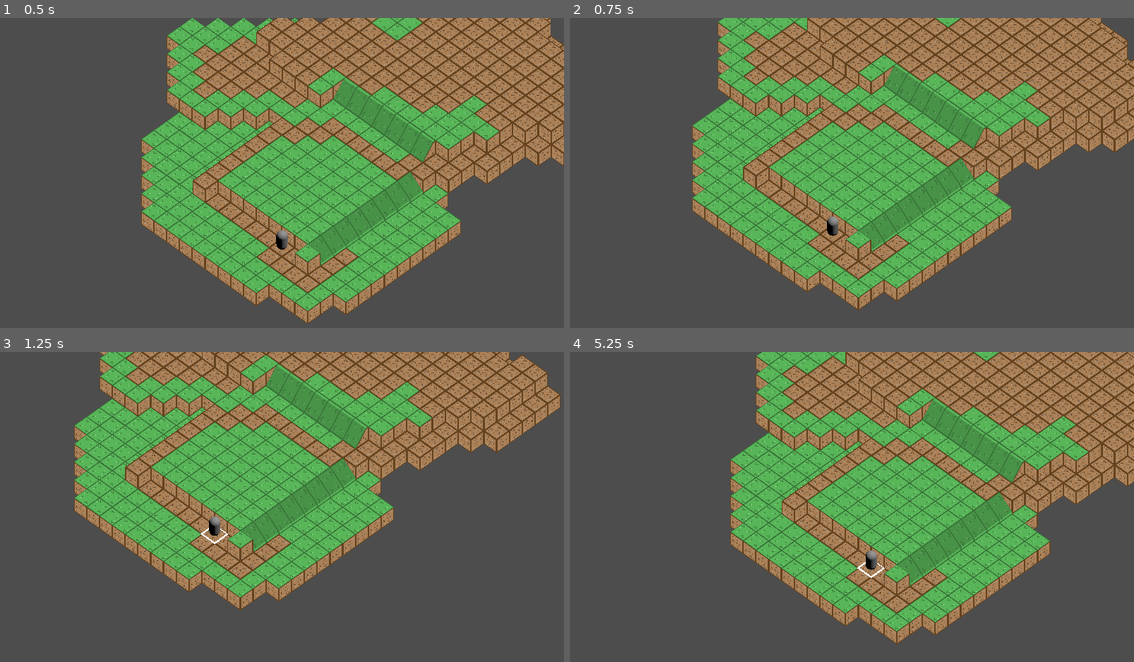
Above: before the commit, frames 1-4 (two rows, left to right).
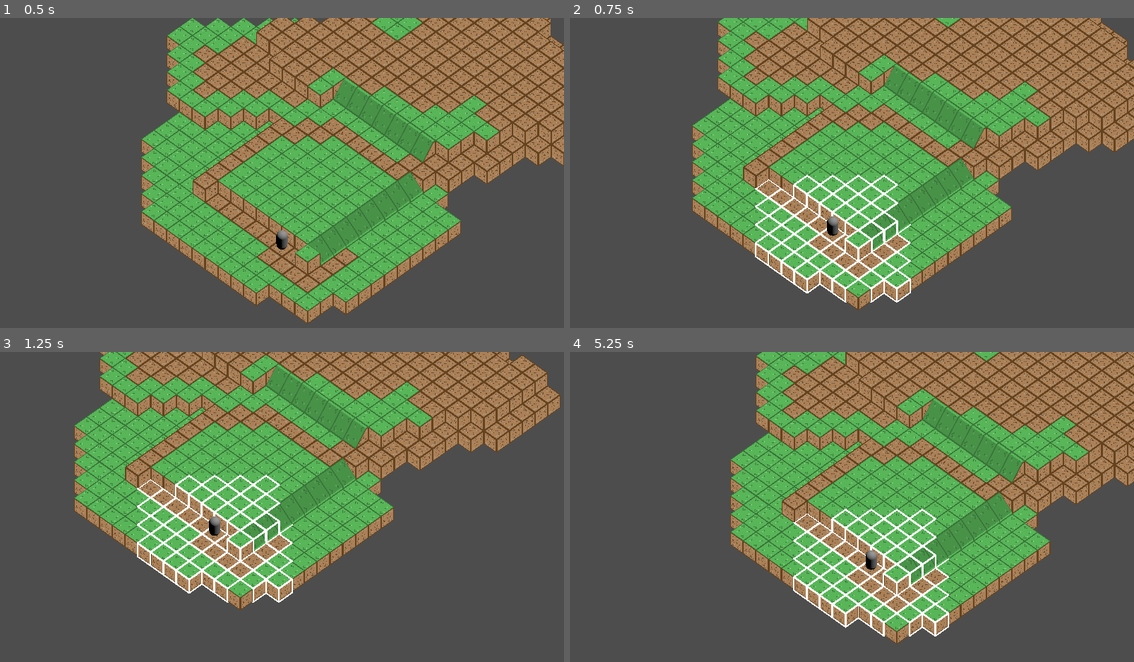
Above: after the commit, the same moments.

Repository: cannibalisticwalrus/GodotGameboardFramework
Game: Godot game, scene res://Scenes/TesterMap.tscn
The game is run twice, just before and just after one commit, with the same random seed, the same clock (stepped at 60 frames per second) and the same inputs.
Inputs (mouse positions are in pixels of both pictures, inside the frame that each line leads up to):
- Up to frame 1 (0.5 s): no input
- Up to frame 2 (0.75 s): tap Enter at 0.5 s; move the mouse to (976, 160) at 0.52 s; press the mouse at (976, 160) at 0.53 s; hold D (Right) from 0.53 s (still down)
- Up to frame 3 (1.25 s): keep holding D (Right)
- Up to frame 4 (5.25 s): move the mouse to (739, 525) at 1.27 s; release D (Right) at 1.28 s; release the mouse at (739, 525) at 1.28 s; hold S (Down) 1.28-2.03 s; click (739, 525) at 1.35 s; move the mouse to (908, 441) at 2.02 s; press the mouse at (908, 441) at 2.03 s; hold D (Right) 2.03-2.78 s; move the mouse to (823, 575) at 2.77 s; release the mouse at (823, 575) at 2.78 s; hold W (Up) 2.78-3.53 s; click (823, 575) at 2.85 s; move the mouse to (1021, 556) at 3.52 s; press the mouse at (1021, 556) at 3.53 s; hold A (Left) 3.53-5.03 s; move the mouse to (682, 463) at 4.27 s; release the mouse at (682, 463) at 4.28 s; click (682, 463) at 4.35 s; move the mouse to (880, 510) at 5.02 s; press the mouse at (880, 510) at 5.03 s; hold S (Down) from 5.03 s (still down)

Frame 1 is identical in both runs. In frame 2, 2.4% of the frame differs, in the area x 32-61%, y 50-92%; in frame 3, 2.3%; in frame 4, 2.3%.

Commit message:
Cleaned up a lot of code, fixed ccursor, added board mvmnt

Diff:
--- a/Scripts/scr_Gameboard.gd
+++ b/Scripts/scr_Gameboard.gd
@@ -1,10 +1,41 @@
 extends GridMap
 class_name GameBoard;
 
-var occupiedGridCells := {};
+var _occupiedGridCells := {};
 
-func getOccupiedGridCells()->Dictionary:
-	return occupiedGridCells;
+func isGridCellOccupiedAtLocation(location:Vector3i) -> bool:
+	return _occupiedGridCells.has(location);
+
+func updatePawnLocation(oldLocation:Vector3i, newLocation:Vector3i)->void:
+	if($"..".getGameMode()>0):
+		_debugGamemapOccupiedCells()
+	if(!isLocationValid(newLocation)):
+		print("Gameboard: Location does not exist");
+		return;
+	if !isGridCellOccupiedAtLocation(oldLocation):
+		print("Gameboard: There is nothing at the initial location");
+		return;
+	if isGridCellOccupiedAtLocation(newLocation):
+		print("Gameboard: Something is already there");
+		return;
+	_occupiedGridCells[newLocation] = _occupiedGridCells[oldLocation];
+	_occupiedGridCells.erase(oldLocation);
+	if($"..".getGameMode()>0):
+		_debugGamemapOccupiedCells()
+	return;
+
+func addPawnAtLocation(pawnToAdd:Node3D, location:Vector3i)->void:
+	if(isLocationValid(location) && !isGridCellOccupiedAtLocation(location)):
+		_occupiedGridCells[location] = pawnToAdd;
+	return;
+
+func isLocationValid(location:Vector3i) -> bool:
+	return get_cell_item(location)>=0;
+
+func _debugGamemapOccupiedCells():
+	print("---Gameboard---");
+	print(_occupiedGridCells);
+	print("---------------");
 
 func getGridCellsInRange(distanceFromCenter:int, startingGridLocation:Vector3i)->Array:
 	if($"../../Node3D".getDebugMode()>0):
@@ -94,3 +125,8 @@
 	var zDistance = abs(gridLocation2.z - gridLocation1.z);
 	distanceBetweenCells = xDistance+yDistance+zDistance;
 	return distanceBetweenCells;
+
+func _ready():
+	if($"..".getGameMode()>0):
+		_occupiedGridCells[Vector3i(0,0,0)] = "CHARACTER1";
+		_debugGamemapOccupiedCells()
--- a/Scripts/scr_SelectorSpawner.gd
+++ b/Scripts/scr_SelectorSpawner.gd
@@ -6,30 +6,57 @@
 @onready var character:playerCharacter=$"../../PlayerCharacter";
 @onready var parent:Node3D = $"..";
 
-var isCurrentSelection:bool = false;
+var _isCurrentSelection:bool = false;
 var currentSelectionLocation:Vector3i;
+var _currentHighlightedCell:Vector3i;
+
+func _process(delta)->void:
+	if(!_isCurrentSelection):
+		_updateSelectorLocation();
+
+func _updateSelectorLocation()->void:
+	if (gridMap.isLocationValid(_getGridMapCellAtCursor())):
+		var localLocationAtGridMapCell = gridMap.map_to_local(_getGridMapCellAtCursor());
+		var globalLocationAtGridMapCell = gridMap.to_global(localLocationAtGridMapCell);
+		self.global_position = globalLocationAtGridMapCell;
+		_currentHighlightedCell = _getGridMapCellAtCursor();
+
+func _getGridMapCellAtCursor() -> Vector3i:
+	return gridMap.local_to_map(player.cursorLocation3d);
 
 func selectAtCurrentLocation()->void:
-	var gridMapCellAtCursor = gridMap.local_to_map(player.cursorLocation3d);
 	if($"../../../Node3D".getDebugMode()>0):
-		print("Selector selected: ", gridMapCellAtCursor);
+		print("Selector: Selected ", _currentHighlightedCell);
+
+	if(!_isCurrentSelection):
+		#Save the current highlightedCell into currentSelectedCell
+		currentSelectionLocation = _currentHighlightedCell;
+		#Set currentSelection to true
+		_isCurrentSelection = true;
+		#Temporary for testing potential movement squares
+		displayPawnAccessableCells(5, currentSelectionLocation);
+		#Be done.  We dont want to waste any more resources
+		return;
 
 	#If there is a current selection, unlock the cursor if user clicked off it
-	if(isCurrentSelection):
-		isCurrentSelection = (gridMapCellAtCursor==currentSelectionLocation);
-		destroyChildren();
+	if(_isCurrentSelection):
+		#If there is something at the selected cell and where you clicked is in movement range
+		if(gridMap.isGridCellOccupiedAtLocation(currentSelectionLocation)&&_getGridMapCellAtCursor() in gridMap.getGridCellsInRange(5, currentSelectionLocation)):
+			#Move the selected pawn
+			gridMap.updatePawnLocation(currentSelectionLocation, _getGridMapCellAtCursor());
+
+		#If the Cursor is on a different cell then clear the selection
+		_isCurrentSelection = (_getGridMapCellAtCursor()==currentSelectionLocation);
+		if(!_isCurrentSelection):
+			_clearCursor();
 		return;
 
-	#If the cell at the cursor is not of type empty, select the cell, lock the cursor, get the cells in range of the cursor, print them (To Console = Debug/To Screen = Default)
-	if (gridMap.get_cell_item(gridMapCellAtCursor)>=0):
-		isCurrentSelection = true;
-		currentSelectionLocation=gridMapCellAtCursor;
-		var returnArray = []
-		returnArray = gridMap.getGridCellsInRange(5, gridMapCellAtCursor);
-		for availableCell in returnArray:
-			var localLocationAtGridMapCell = gridMap.map_to_local(availableCell);
-			var globalLocationAtGridMapCell = gridMap.to_global(localLocationAtGridMapCell);
-			spawnAtLocation(globalLocationAtGridMapCell);
+func displayPawnAccessableCells(totalPawnMovement:int, pawnStartingPoint:Vector3i) -> void:
+	var returnArray = gridMap.getGridCellsInRange(totalPawnMovement, pawnStartingPoint);
+	for availableCell in returnArray:
+		var localLocationAtGridMapCell = gridMap.map_to_local(availableCell);
+		var globalLocationAtGridMapCell = gridMap.to_global(localLocationAtGridMapCell);
+		spawnAtLocation(globalLocationAtGridMapCell);
 	return;
 
 func spawnAtLocation(spawnLocation:Vector3) -> void:
@@ -38,18 +65,7 @@
 	spawn.global_position = spawnLocation;
 	return;
 
-func destroyChildren() -> void:
+func _clearCursor() -> void:
 	for _i in self.get_children():
 		_i.queue_free();
 	return;
-
-func _process(delta)->void:
-	if(!isCurrentSelection):
-		updateSelectorLocation();
-
-func updateSelectorLocation()->void:
-	var gridMapCellAtCursor = gridMap.local_to_map(player.cursorLocation3d);
-	if (gridMap.get_cell_item(gridMapCellAtCursor)>=0):
-		var localLocationAtGridMapCell = gridMap.map_to_local(gridMapCellAtCursor);
-		var globalLocationAtGridMapCell = gridMap.to_global(localLocationAtGridMapCell);
-		self.global_position = globalLocationAtGridMapCell;
Not shown: 8 places in Assets/Libraries/ml_Basics.tres that only renumber resources
